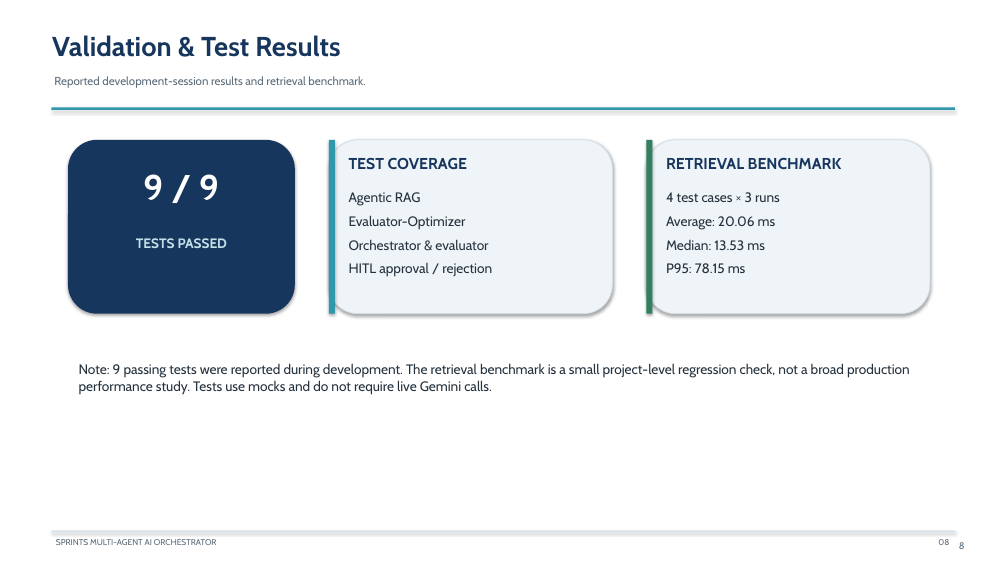
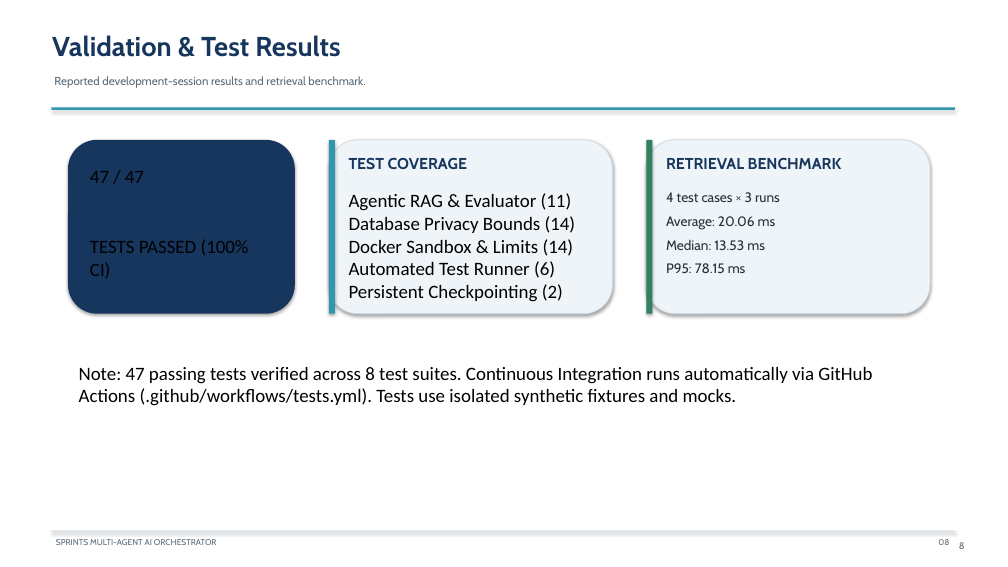
Before and after one commit to PhantomMW/sprints-ai-orchestrator, a slide deck: slide 8 of docs/SPRINTS_AI_ORCHESTRATOR_PRESENTATION.pptx. Drawn at 1008x567 pixels with LibreOffice and Linux fonts; fonts in the diff are those of the drawing. Boxes give left, top, right and bottom in pixels: in the first picture for what was removed or moved away, otherwise in the second. Text is boxed around its words. In the diff, an @@ line names an element or a change of style, - is before the commit and + after.

Commit message:
Release v1.1.0: Persistent SqliteSaver, Automated Test Runner, Safe Parameterized SQL, 47-test suite, and synchronized documentation

```diff
--- a/docs/SPRINTS_AI_ORCHESTRATOR_PRESENTATION.pptx
+++ b/docs/SPRINTS_AI_ORCHESTRATOR_PRESENTATION.pptx
@@ text at (x1=90, y1=171, x2=144, y2=183): text changed; size 34 to 18 pt; font Cabin to Calibri; text colour #FFFFFF to #000000; bold off @@
-9 / 9
+47 / 47
@@ text at (x1=349, y1=193, x2=576, y2=302): text changed; size 13 to 18 pt; font Cabin to Calibri; text colour #25323D to #000000 @@
-Agentic RAG
-Evaluator-Optimizer
-Orchestrator & evaluator
-HITL approval / rejection
+Agentic RAG & Evaluator (11)
+Database Privacy Bounds (14)
+Docker Sandbox & Limits (14)
+Automated Test Runner (6)
+Persistent Checkpointing (2)
@@ text at (x1=90, y1=239, x2=249, y2=278): text changed; size 13 to 18 pt; font Cabin to Calibri; text colour #C3E0E8 to #000000; bold off @@
-TESTS PASSED
+TESTS PASSED (100% CI)
@@ text at (x1=79, y1=367, x2=872, y2=406): text changed; size 13 to 18 pt; font Cabin to Calibri; text colour #25323D to #000000 @@
-Note: 9 passing tests were reported during development. The retrieval benchmark is a small project-level regression check, not a broad production performance study. Tests use mocks and do not require live Gemini calls.
+Note: 47 passing tests verified across 8 test suites. Continuous Integration runs automatically via GitHub Actions (.github/workflows/tests.yml). Tests use isolated synthetic fixtures and mocks.
```
Also in this commit, not shown: 3 other slides changed, 11 other files.
